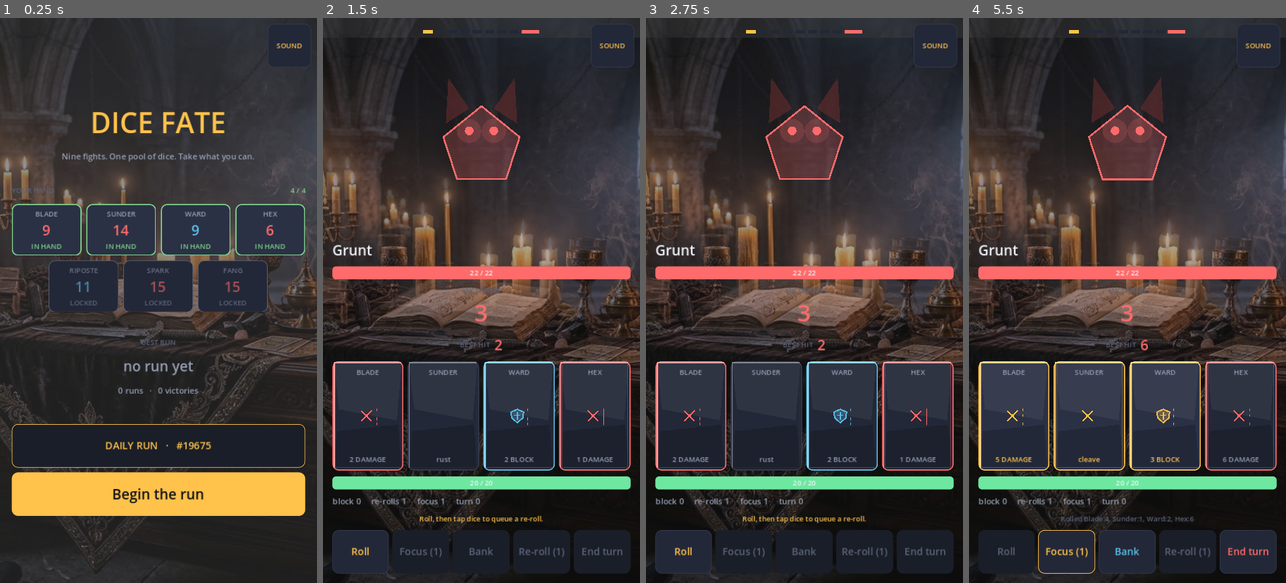
Above: before the commit, frames 1-4 (left to right).
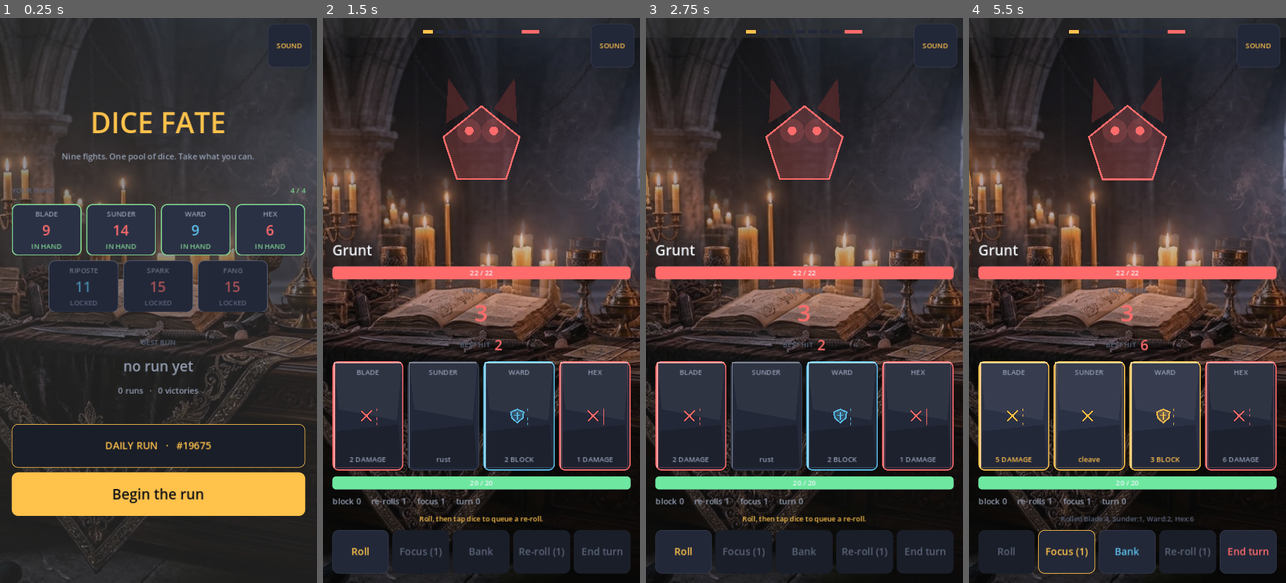
Above: after the commit, the same moments.

Repository: locionic/make-games
Game: Godot game, scene res://main.tscn
The game is run twice, just before and just after one commit, with the same random seed, the same clock (stepped at 60 frames per second) and the same inputs.
Inputs (mouse positions are in pixels of both pictures, inside the frame that each line leads up to):
- Up to frame 1 (0.25 s): no input
- Up to frame 2 (1.5 s): click "Begin the run" at 0.5 s; click (367, 413) at 1.27 s
- Up to frame 3 (2.75 s): click (766, 413) at 2.02 s
- Up to frame 4 (5.5 s): click (1165, 413) at 2.77 s; click (1241, 413) at 3.52 s; click "Roll" at 4.25 s; click "Focus (1)" at 5 s

The runs differ from the first frame. In frame 2, 0.9% of the frame differs, in the area x 0-90%, y 27-53%; in frame 3, 0.2%; in frame 4, 2.3%, in the area x 0-99%, y 27-55%.

Commit message:
feat(polish): add dynamic atmospheric candlelight pulse tween to occult table

Diff:
--- a/theme.gd
+++ b/theme.gd
@@ -168,6 +168,11 @@
 			tr.set_anchors_preset(Control.PRESET_FULL_RECT)
 			tr.mouse_filter = Control.MOUSE_FILTER_IGNORE
 			tr.modulate = Color(0.75, 0.75, 0.85, 0.60)
+			tr.tree_entered.connect(func():
+				var tw := tr.create_tween().set_loops()
+				tw.tween_property(tr, "modulate", Color(0.88, 0.82, 0.92, 0.72), 1.6).set_trans(Tween.TRANS_SINE)
+				tw.tween_property(tr, "modulate", Color(0.68, 0.70, 0.80, 0.52), 2.1).set_trans(Tween.TRANS_SINE)
+			)
 			return tr
 
 	var g := Gradient.new()
